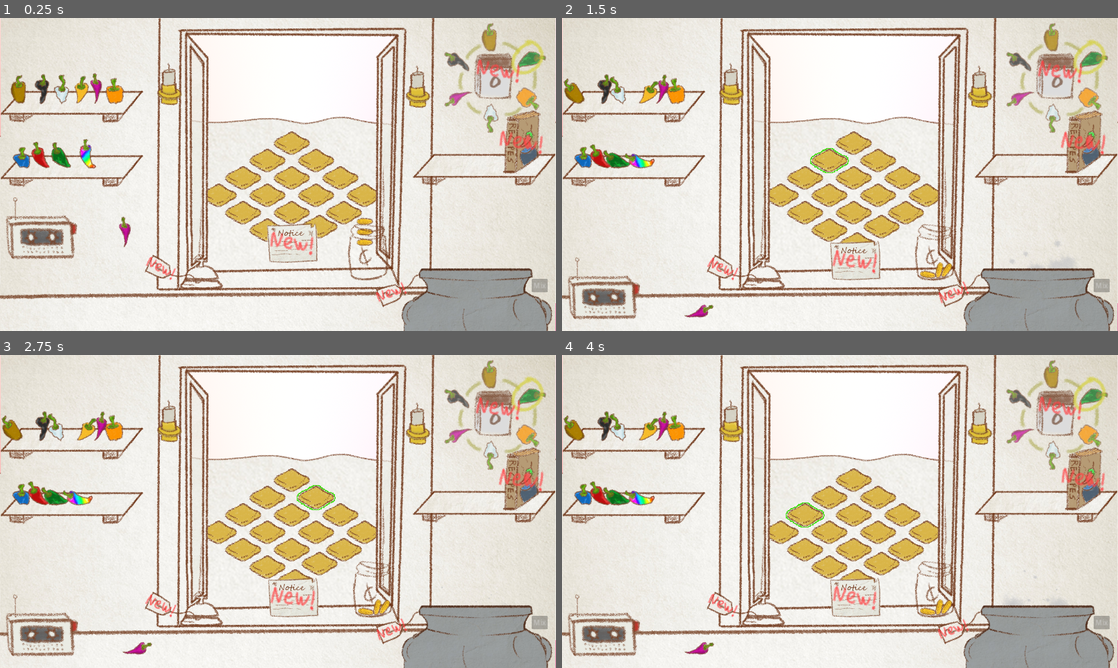
Above: before the commit, frames 1-4 (two rows, left to right).
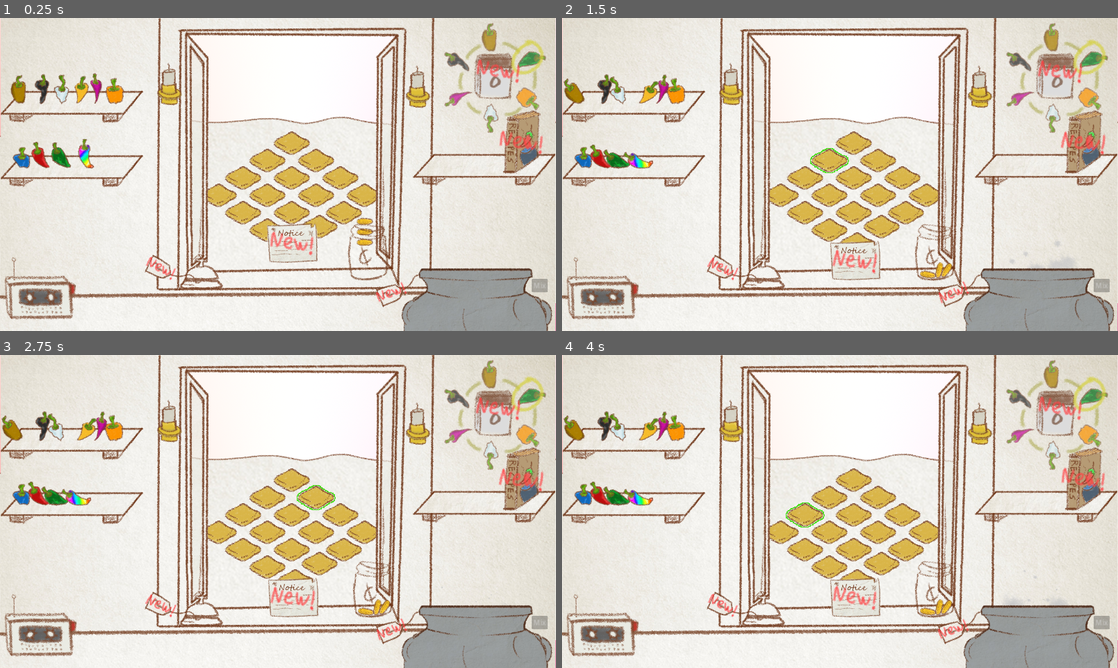
Above: after the commit, the same moments.

Repository: fresh4/GameJam2
Game: Godot game, scene res://Scenes/prototype_level.tscn
Two runs of this game, one before a commit and one after it. Both use one fixed random seed, a clock stepped at 60 frames per second and the inputs below. Sound files missing from this copy of the repository are replaced by a short silence.
Inputs (mouse positions are in pixels of both pictures, inside the frame that each line leads up to):
- Up to frame 1 (0.25 s): no input
- Up to frame 2 (1.5 s): move the mouse to (851, 143) at 0.52 s; press the mouse at (851, 143) at 0.53 s; move the mouse to (828, 161) at 1.27 s; release the mouse at (828, 161) at 1.28 s; right-click (828, 161) at 1.35 s
- Up to frame 3 (2.75 s): move the mouse to (316, 498) at 2.02 s; hold Mouse wheel down (scroll_down) from 2.03 s (still down)
- Up to frame 4 (4 s): move the mouse to (851, 514) at 2.77 s; release Mouse wheel down (scroll_down) at 2.78 s; tap Mouse wheel up (scroll_up) at 2.85 s; move the mouse to (806, 514) at 3.52 s; press the mouse at (806, 514) at 3.53 s

The runs differ from the first frame. In frame 1, 2.3% of the frame differs, in the area x 0-24%, y 38-97%; in frame 2, 1.0%; in frame 3, 1.0%; in frame 4, 1.0%.

Commit message:
Unique rainbow sauce look

Diff:
--- a/Resources/Sauces/Rn.tres
+++ b/Resources/Sauces/Rn.tres
@@ -9,3 +9,4 @@
 recipe = Array[Resource("res://Resources/pepper_template.gd")]([ExtResource("1_pxp4h"), ExtResource("1_pxp4h"), ExtResource("1_pxp4h"), ExtResource("1_pxp4h"), ExtResource("1_pxp4h")])
 value = 10
 research_value = 0
+is_rainbow = true
--- a/Resources/sauce_template.gd
+++ b/Resources/sauce_template.gd
@@ -12,3 +12,4 @@
 #@export var sauce_texture: Texture2D
 @export var value: int = 1 ## Payout for making the sauce
 @export var research_value: int = 1 ## Research points
+@export var is_rainbow: bool = false
--- a/Scenes/prototype_level.tscn
+++ b/Scenes/prototype_level.tscn
@@ -550,7 +550,7 @@
 shape = SubResource("RectangleShape2D_2qhkc")
 
 [node name="CasettePlayer" parent="Inside/Furniture" instance=ExtResource("20_ph76f")]
-position = Vector2(99, 456)
+position = Vector2(96, 608)
 collision_mask = 83
 
 [node name="RecipeBook" type="RigidBody2D" parent="Inside/Furniture"]
@@ -603,7 +603,7 @@
 position = Vector2(221, 151)
 
 [node name="Pepper5" parent="Inside/Peppers" instance=ExtResource("17_eq17a")]
-position = Vector2(205, 301)
+position = Vector2(200, 296)
 
 [node name="Pepper6" parent="Inside/Peppers" instance=ExtResource("18_ou18d")]
 position = Vector2(142, 151)
@@ -731,9 +731,6 @@
 panning_strength = 0.3
 bus = &"SFX"
 
-[node name="Pepper" parent="." instance=ExtResource("16_vq104")]
-position = Vector2(288, 464)
-
 [connection signal="pressed" from="Inside/Button" to="." method="_on_button_pressed"]
 [connection signal="body_entered" from="Inside/Furniture/Cauldron/IngredientDetectionArea" to="Inside/Furniture/Cauldron" method="_on_ingredient_detection_area_body_entered"]
 [connection signal="pressed" from="Inside/Furniture/Cauldron/MixButton" to="Inside/Furniture/Cauldron" method="_on_mix_button_pressed"]
--- a/Scripts/draggable.gd
+++ b/Scripts/draggable.gd
@@ -16,7 +16,7 @@
 func _physics_process(_delta: float) -> void:
 	if dragging:
 		# I don't actually know a damn thing about how this works
-		var force = (parent.get_viewport().get_mouse_position() - parent.get_position()) * 100 - parent.linear_velocity*12
+		var force = (parent.get_viewport().get_mouse_position() - parent.get_position()) * 100*parent.mass - parent.linear_velocity*12*parent.mass
 		parent.apply_central_force(force)
 
 		var limit = 2500
--- a/Scripts/sauce.gd
+++ b/Scripts/sauce.gd
@@ -1,12 +1,17 @@
 extends RigidBody2D
 class_name Sauce
+
+const RAINBOW_SHADER = preload("res://Shaders/rainbow.gdshader")
 
 @export var properties: SauceTemplate
 
 @onready var sauce: Sprite2D = $Sauce
-
 func _ready() -> void:
 	var mixed_colors: Color = Color(0,0,0)
 	for pepper in properties.recipe:
 		mixed_colors = ((pepper.flower_color/len(properties.recipe)) + mixed_colors).clamp()
 	sauce.modulate = mixed_colors
+	if properties.is_rainbow:
+		sauce.material = ShaderMaterial.new()
+		sauce.material.shader = RAINBOW_SHADER
+		sauce.material.set_shader_parameter("angle", 70)
--- /dev/null
+++ b/Shaders/rainbow.gdshader
@@ -0,0 +1,30 @@
+// HSV to RBG from https://www.rapidtables.com/convert/color/hsv-to-rgb.html
+// Rotation matrix from https://en.wikipedia.org/wiki/Rotation_matrix
+
+shader_type canvas_item;
+
+uniform float strength: hint_range(0., 1.) = 0.5;
+uniform float speed: hint_range(0., 10.) = 0.5;
+uniform float angle: hint_range(0., 360.) = 0.;
+
+void fragment() {
+	float hue = UV.x * cos(radians(angle)) - UV.y * sin(radians(angle));
+	hue = fract(hue + fract(TIME  * speed));
+	float x = 1. - abs(mod(hue / (1./ 6.), 2.) - 1.);
+	vec3 rainbow;
+	if(hue < 1./6.){
+		rainbow = vec3(1., x, 0.);
+	} else if (hue < 1./3.) {
+		rainbow = vec3(x, 1., 0);
+	} else if (hue < 0.5) {
+		rainbow = vec3(0, 1., x);
+	} else if (hue < 2./3.) {
+		rainbow = vec3(0., x, 1.);
+	} else if (hue < 5./6.) {
+		rainbow = vec3(x, 0., 1.);
+	} else {
+		rainbow = vec3(1., 0., x);
+	}
+	vec4 color = texture(TEXTURE, UV);
+	COLOR = mix(color, vec4(rainbow, color.a), strength);
+}
